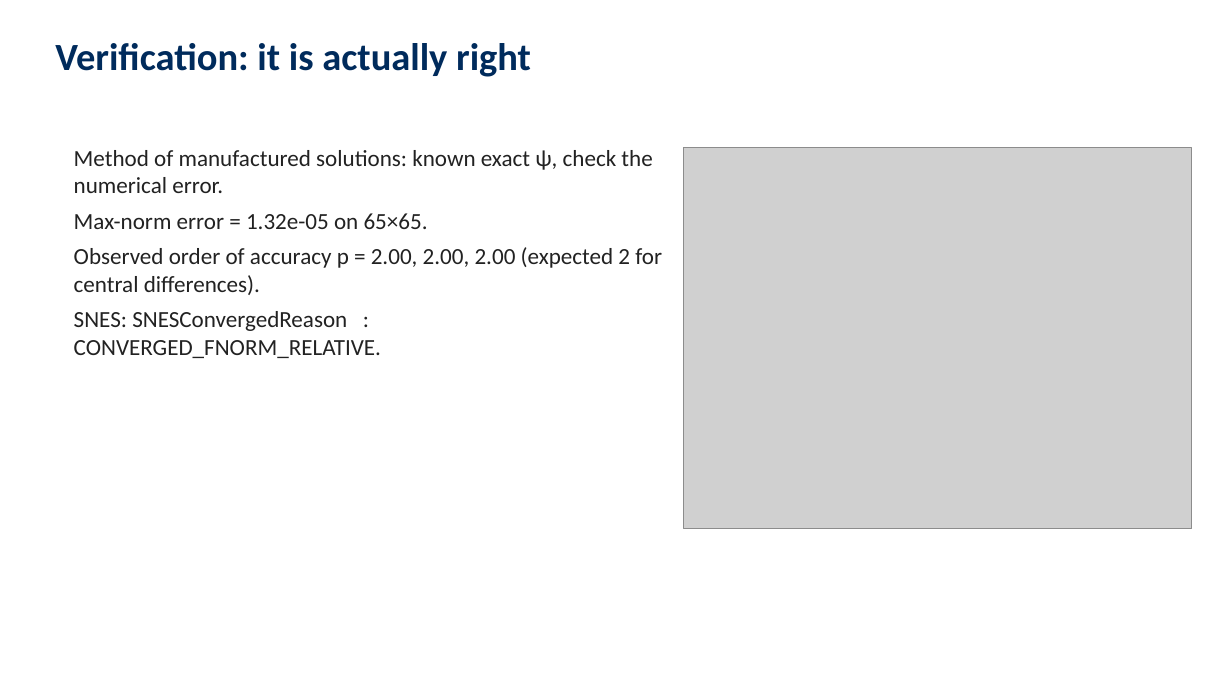
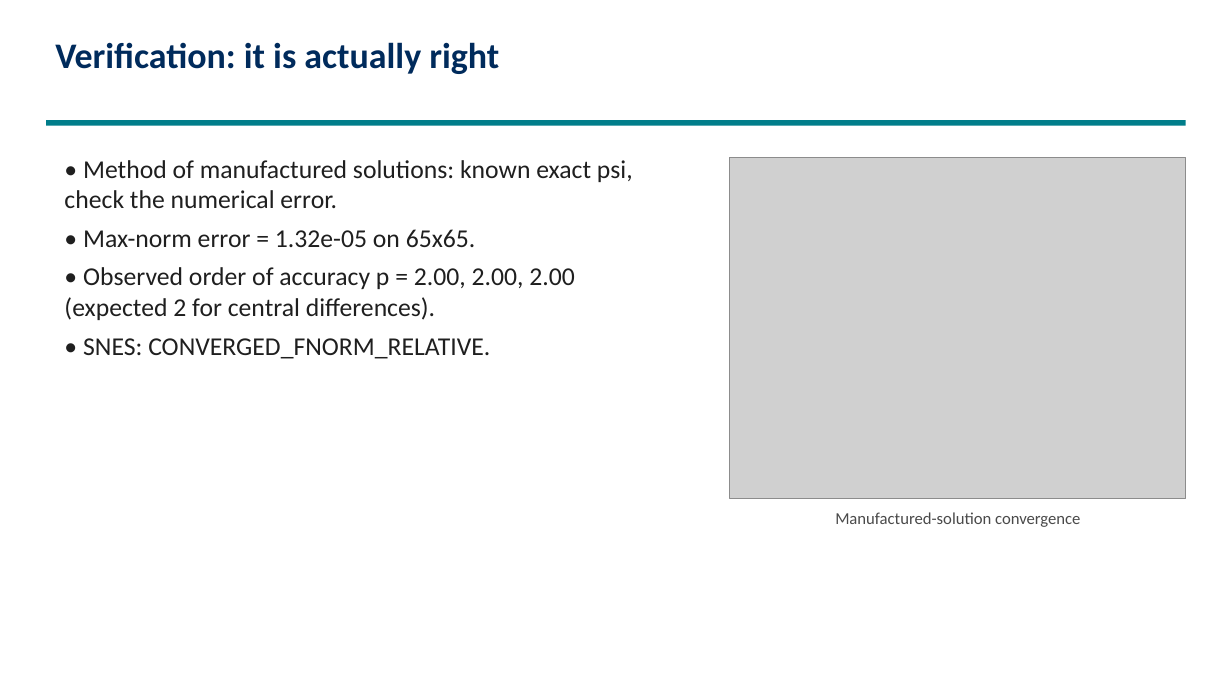
Before and after one commit to engineer-scientist/petsc_mcp_servers_tokamak, a slide deck: slide 7 of slides/petsc_multiagent_tokamak.pptx. Drawn at 1232x693 pixels with LibreOffice and Linux fonts; fonts in the diff are those of the drawing; grey boxes stand for pictures. Boxes give left, top, right and bottom in pixels: in the first picture for what was removed or moved away, otherwise in the second. Text is boxed around its words. In the diff, an @@ line names an element or a change of style, - is before the commit and + after.

```diff
--- a/slides/petsc_multiagent_tokamak.pptx
+++ b/slides/petsc_multiagent_tokamak.pptx
@@ text "Verification: it is actually right" at bbox=[55, 42, 499, 74]: size 30 to 28 pt @@
@@ rectangle added at bbox=[46, 120, 1186, 126], fill #007D8A @@
@@ text at bbox=[64, 160, 633, 359]: text changed; size 18 to 20 pt; text colour #222222 to #1F1F1F @@
-Method of manufactured solutions: known exact ψ, check the numerical error.
-Max-norm error = 1.32e-05 on 65×65.
-Observed order of accuracy p = 2.00, 2.00, 2.00 (expected 2 for central differences).
-SNES: SNESConvergedReason : CONVERGED_FNORM_RELATIVE.
+• Method of manufactured solutions: known exact psi, check the numerical error.
+• Max-norm error = 1.32e-05 on 65x65.
+• Observed order of accuracy p = 2.00, 2.00, 2.00 (expected 2 for central differences).
+• SNES: CONVERGED_FNORM_RELATIVE.
@@ picture: place and size @@
-picture at bbox=[684, 148, 1192, 529]
+picture at bbox=[730, 157, 1186, 499]
@@ text added at bbox=[835, 512, 1080, 527], 13 pt, text #4A4A4A @@
+Manufactured-solution convergence
```
Also in this commit, not shown: 9 other slides changed, 2 other files.
